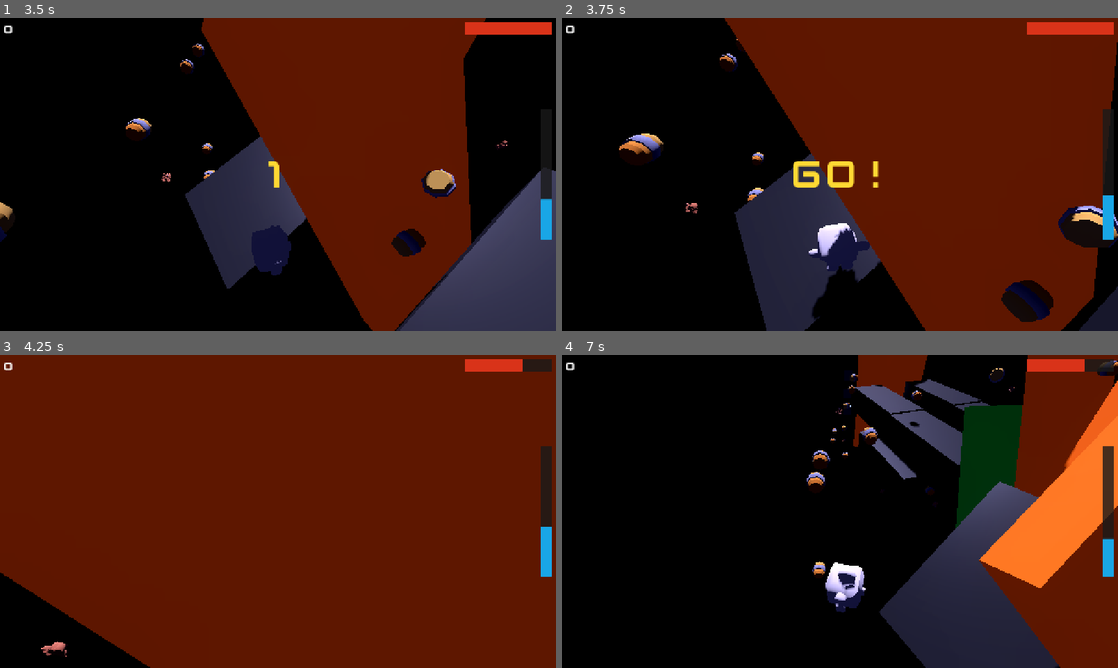
Above: before the commit, frames 1-4 (two rows, left to right).
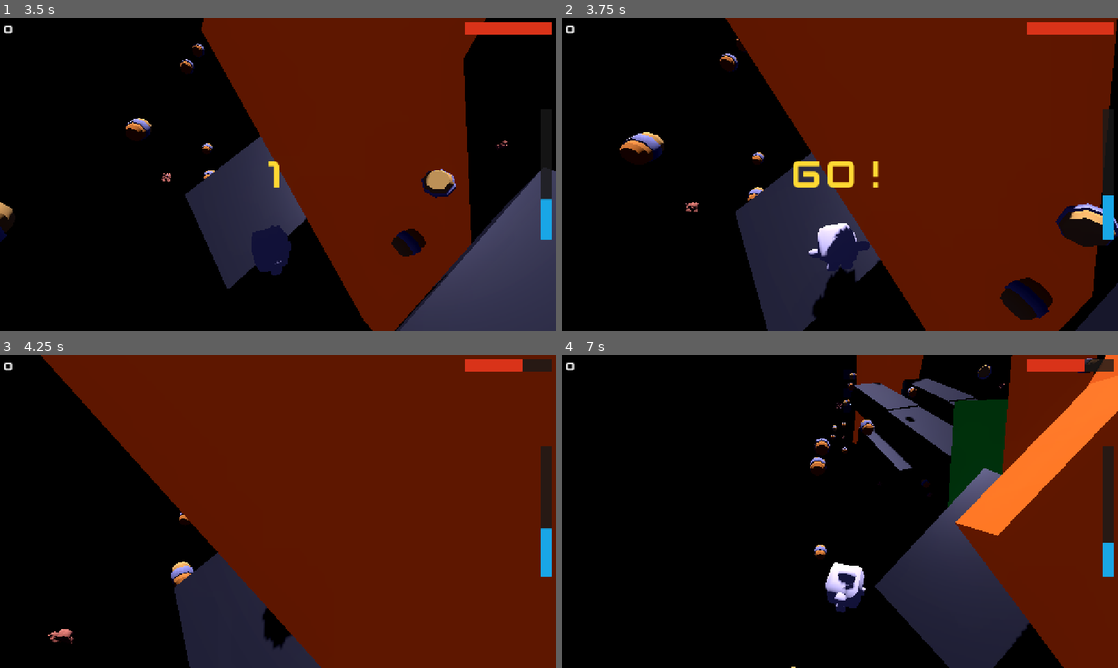
Above: after the commit, the same moments.

Repository: Dinozor/space-jumper
Game: Godot game, scene res://game/main/main.tscn
Same seed, same stepped clock (60 frames per second), same inputs: the game is played once before the commit and once after it.
Inputs:
- Up to frame 1 (3.5 s): click "Play" at 0.5 s; tap Enter at 1.25 s; hold D (move_right) 1.28-2.03 s; hold S (move_back) 2.03-2.78 s; hold D (move_right) from 2.78 s (still down)
- Up to frame 2 (3.75 s): release D (move_right) at 3.53 s; hold W (move_forward) from 3.53 s (still down)
- Up to frame 3 (4.25 s): keep holding W (move_forward)
- Up to frame 4 (7 s): release W (move_forward) at 4.28 s; hold A (move_left) 4.28-5.78 s; hold S (move_back) 5.78-6.53 s; hold D (move_right) from 6.53 s (still down)

Frame 1 is identical in both runs. In frame 2, 1.3% of the frame differs, in the area x 10-100%, y 0-100%; in frame 3, 29%, in the area x 0-100%, y 0-100%; in frame 4, 18%.

Commit message:
feat(player): add per-level drag coefficient slowing upward bounce velocity
LevelData gains a drag (0–1) field; Player applies it each frame while
velocity.y > 0 via velocity.y *= 1.0 - drag * delta. Only upward motion
is dampened — the downward station-escape drift is unaffected. Low drag
= floaty deep-space feel; high drag = dense debris-cloud sluggishness.
test_level starts at 0.5.

Diff:
--- a/core/models/level_data.gd
+++ b/core/models/level_data.gd
@@ -10,6 +10,8 @@
 @export var has_boss: bool = false
 ## How fast the station is flying away — shared drift rate for player and all debris.
 @export var station_escape_speed: float = 10.0
+## 0–1 drag on upward velocity per second: low = floaty deep space, high = dense debris cloud.
+@export var drag: float = 0.5
 @export var corridor_radius: float = 8.0
 @export var sections: Array[LevelSection] = []
 @export var has_cable_ending: bool = false
--- a/game/gameplay/game.gd
+++ b/game/gameplay/game.gd
@@ -79,6 +79,7 @@
 	if level_data == null:
 		return
 	_player.station_escape_speed = level_data.station_escape_speed
+	_player.drag = level_data.drag
 	_corridor_spawner.spawn_z_range = level_data.corridor_radius
 	_corridor_spawner.fall_speed_min = level_data.station_escape_speed * 0.75
 	_corridor_spawner.fall_speed_max = level_data.station_escape_speed * 1.25
--- a/game/player/player.gd
+++ b/game/player/player.gd
@@ -23,6 +23,7 @@
 var stats: PlayerStats = PlayerStats.new()
 
 var station_escape_speed: float = 10.0
+var drag: float = 0.5
 
 var input_locked: bool = false
 var invincible: bool = false
@@ -90,6 +91,8 @@
 			_jetpack_active = false
 			jetpack_depleted.emit()
 		return
+	if _velocity.y > 0.0:
+		_velocity.y *= 1.0 - drag * delta
 	_velocity.y -= station_escape_speed * delta
 	_velocity.y = maxf(_velocity.y, -station_escape_speed)
 
--- a/resources/levels/test_level.tres
+++ b/resources/levels/test_level.tres
@@ -22,6 +22,7 @@
 debris_theme = "Random"
 environment_theme = "Random"
 station_escape_speed = 8.0
+drag = 0.5
 corridor_radius = 12.0
 sections = Array[ExtResource("Script_LevelSection")]([SubResource("Section_Mid")])
 has_cable_ending = true
Not shown, changed: TODO.md
